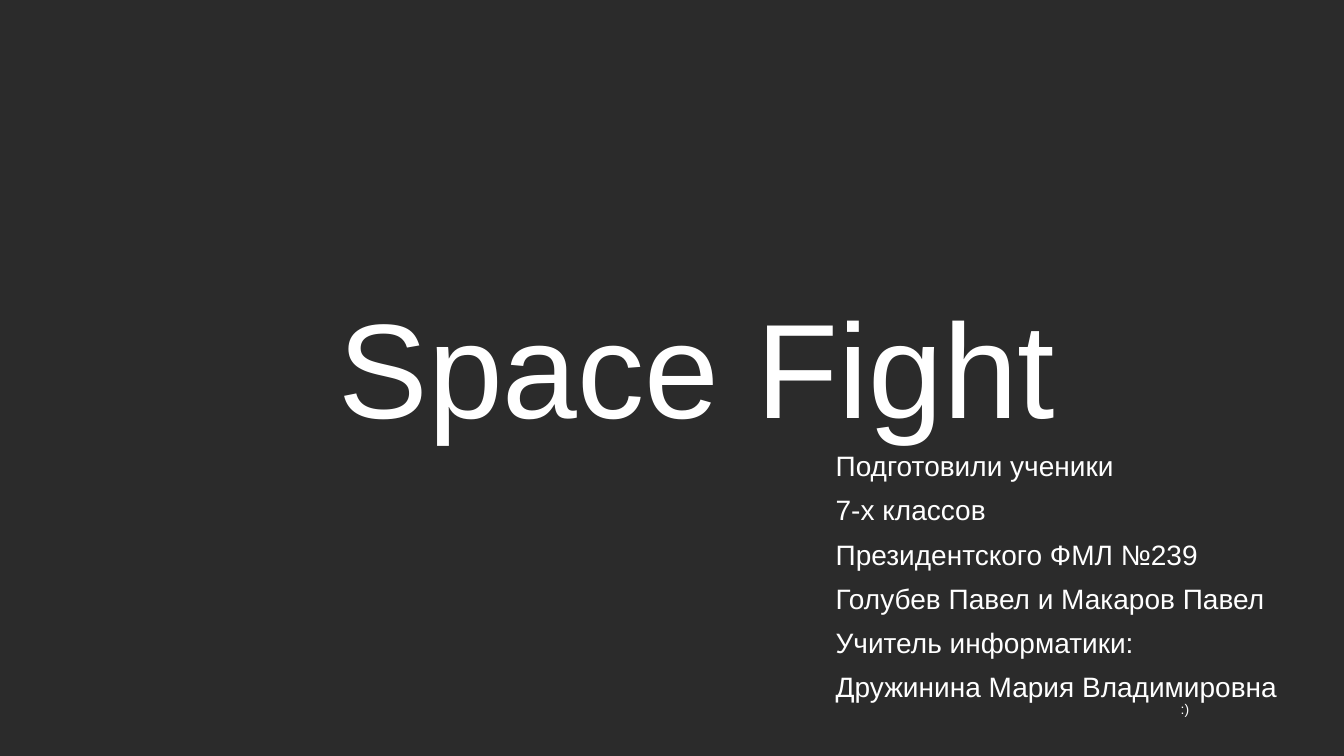
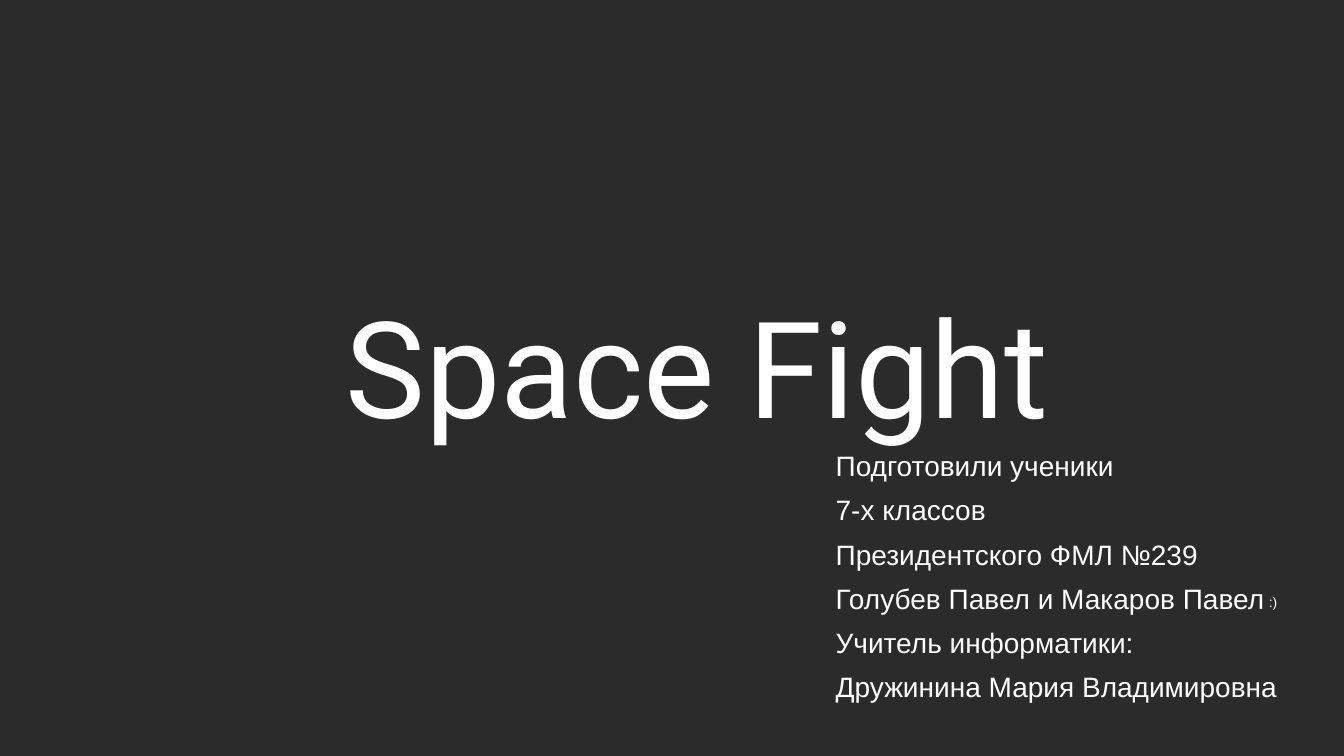
Before and after one commit to 239developer/SpaceFight2, a slide deck: slide 1 of Space Fight.pptx. Drawn at 1344x756 pixels with LibreOffice and Linux fonts; fonts in the diff are those of the drawing; background and template pictures are left out; a plain dark background stands for a picture behind light text. Boxes give left, top, right and bottom in pixels: in the first picture for what was removed or moved away, otherwise in the second. Text is boxed around its words. In the diff, an @@ line names an element or a change of style, - is before the commit and + after.

```diff
--- a/Space Fight.pptx
+++ b/Space Fight.pptx
@@ title "Space Fight" at <box>345,317,1048,446</box>: font Arial to Roboto @@
@@ text ":)": place and size @@
-text ":)" at <box>1171,696,1210,723</box>
+text ":)" at <box>1259,589,1299,616</box>
```
Also in this commit, not shown: 3 slides added, 1 slide removed, 4 other files.
